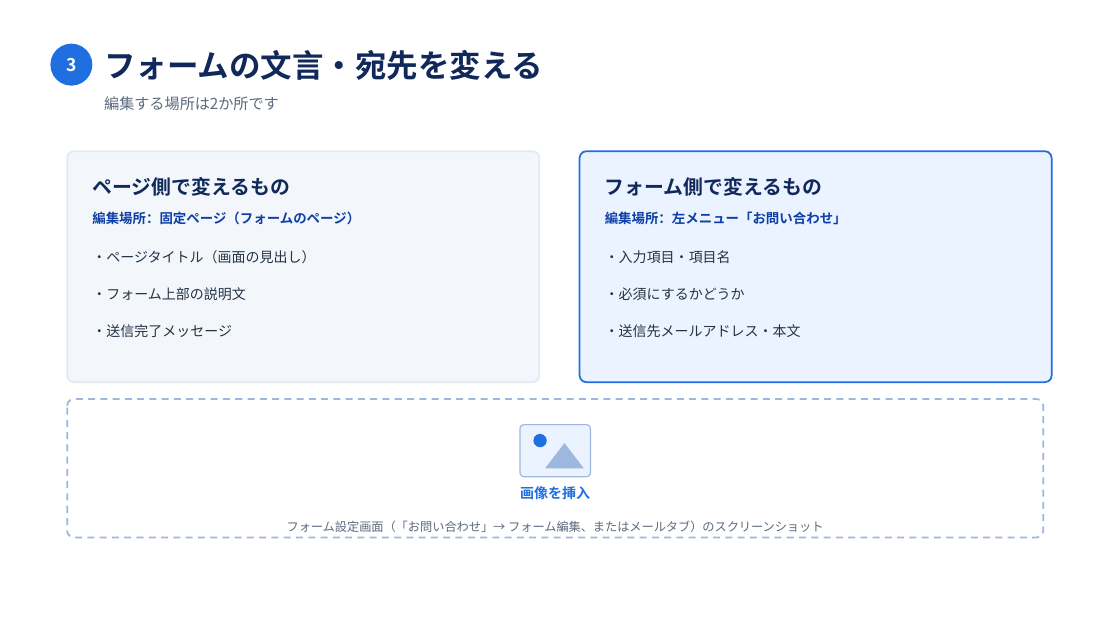
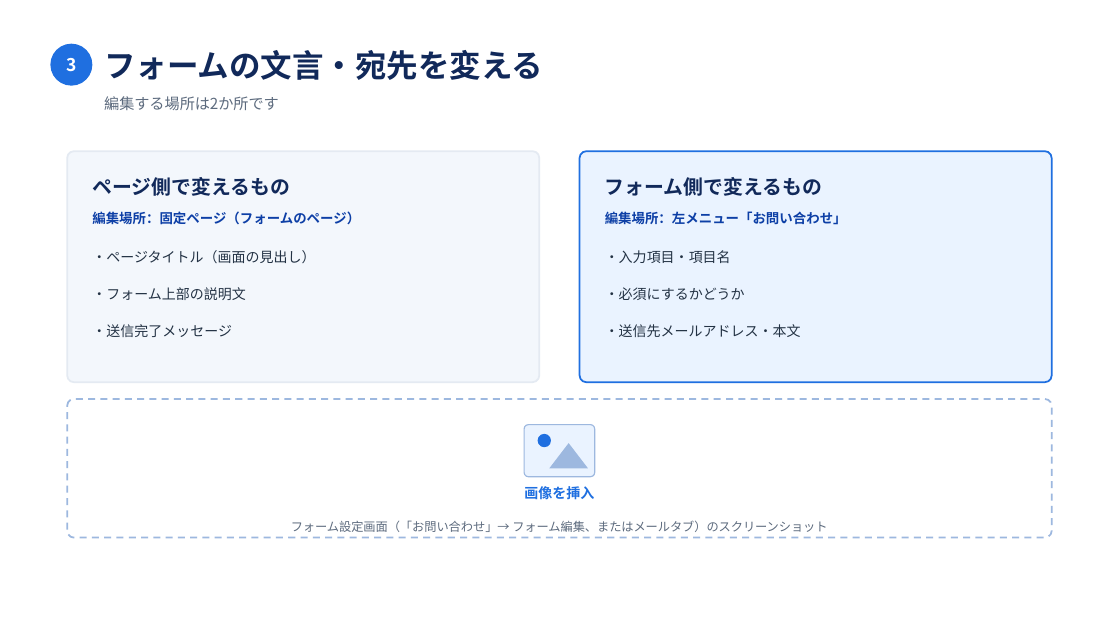
Before and after one commit to tagukichi/tsunagu, a slide deck: slide 16 of docs/manual/つなぐ依頼ページ_運用マニュアル.pptx. Drawn at 1120x630 pixels with LibreOffice and Linux fonts; fonts in the diff are those of the drawing. Boxes give left, top, right and bottom in pixels: in the first picture for what was removed or moved away, otherwise in the second. Text is boxed around its words. In the diff, an @@ line names an element or a change of style, - is before the commit and + after.

```diff
--- a/docs/manual/つなぐ依頼ページ_運用マニュアル.pptx
+++ b/docs/manual/つなぐ依頼ページ_運用マニュアル.pptx
@@ rounded rectangle: place and size @@
-rounded rectangle at [67, 399, 1044, 538]
+rounded rectangle at [67, 399, 1052, 538]
@@ 1 triangle, 1 rounded rectangle, 1 ellipse: place and size @@
-1 triangle, 1 rounded rectangle, 1 ellipse at [520, 424, 591, 476]
+1 triangle, 1 rounded rectangle, 1 ellipse at [524, 424, 595, 476]
@@ text "画像を挿入": place and size @@
-text "画像を挿入" at [520, 486, 590, 500]
+text "画像を挿入" at [524, 486, 594, 500]
@@ text "フォーム設定画面（「お問い合わせ」→ フォーム編集、またはメールタブ）のスクリーンショット": place and size @@
-text "フォーム設定画面（「お問い合わせ」→ フォーム編集、またはメールタブ）のスクリーンショット" at [287, 520, 823, 532]
+text "フォーム設定画面（「お問い合わせ」→ フォーム編集、またはメールタブ）のスクリーンショット" at [291, 520, 827, 532]
```
Also in this commit, not shown: 6 other slides changed, 1 other file.
